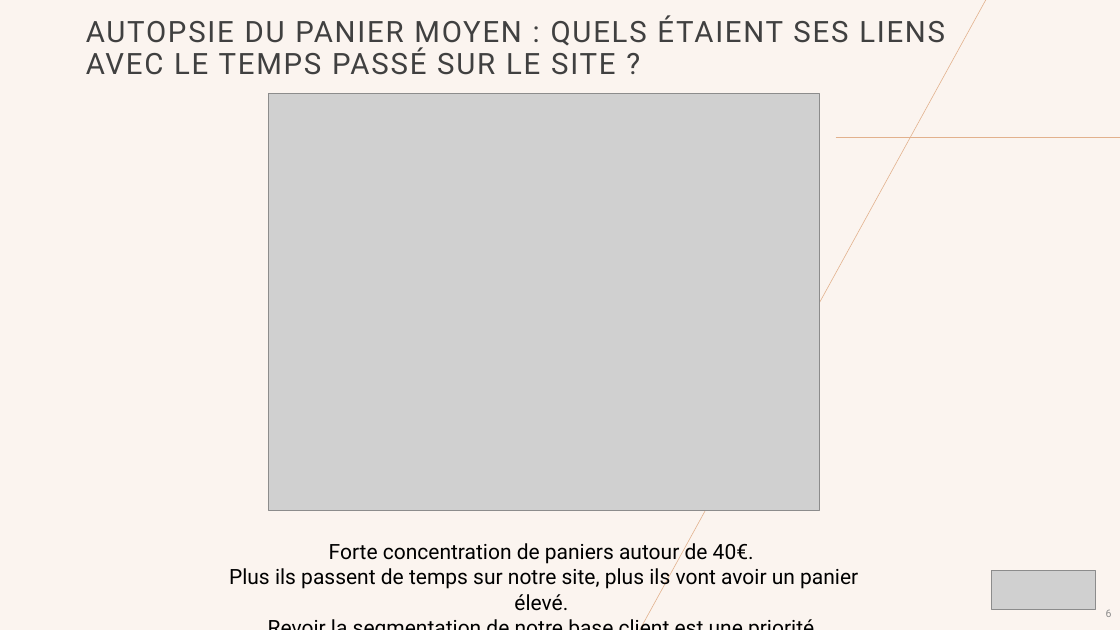
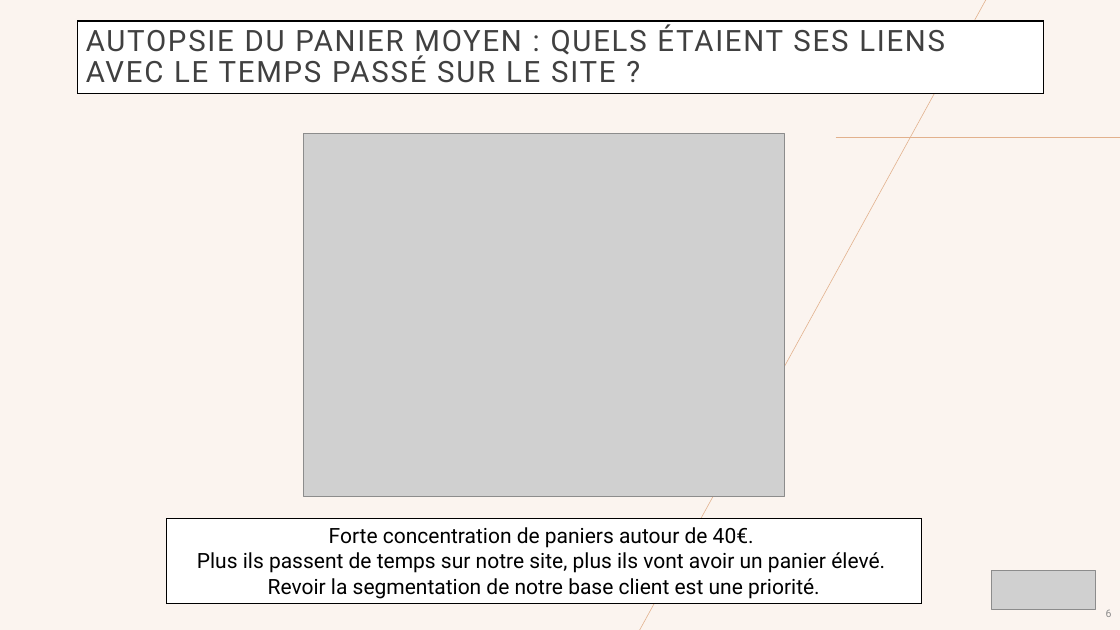
Before and after one commit to ziedbelhocine/Cours-OC, a slide deck: slide 6 of Data_Analyst/Projet_2/rapport mensuel des actions marketing2.pptx. Drawn at 1120x630 pixels with LibreOffice and Linux fonts; fonts in the diff are those of the drawing; grey boxes stand for pictures; background and template pictures are left out. Boxes give left, top, right and bottom in pixels: in the first picture for what was removed or moved away, otherwise in the second. Text is boxed around its words. In the diff, an @@ line names an element or a change of style, - is before the commit and + after.

```diff
--- a/Data_Analyst/Projet_2/rapport mensuel des actions marketing2.pptx
+++ b/Data_Analyst/Projet_2/rapport mensuel des actions marketing2.pptx
@@ title "AUTOPSIE DU PANIER MOYEN : ...": place and size @@
-title "AUTOPSIE DU PANIER MOYEN : ..." at [86,15,945,75]
+title "AUTOPSIE DU PANIER MOYEN : ..." at [77,21,1044,93]
@@ title "AUTOPSIE DU PANIER MOYEN : ..." at [77,21,1044,93]: fill none to #FFFFFF; outline none to #000000 1 pt @@
@@ picture: place and size @@
-picture at [269,93,820,510]
+picture at [304,134,785,497]
@@ rectangle "Forte concentration de paniers autour ..." at [166,518,922,603]: fill none to #FFFFFF; outline none to #000000 1 pt @@
@@ rectangle "Forte concentration de paniers autour ...": place and size @@
-rectangle "Forte concentration de paniers autour ..." at [229,540,858,611]
+rectangle "Forte concentration de paniers autour ..." at [166,518,922,603]
@@ page number added at [791,584,1044,618], 9 pt, text #8C8C8C @@
+6
```
Also in this commit, not shown: 4 other slides changed, 1 other file.
